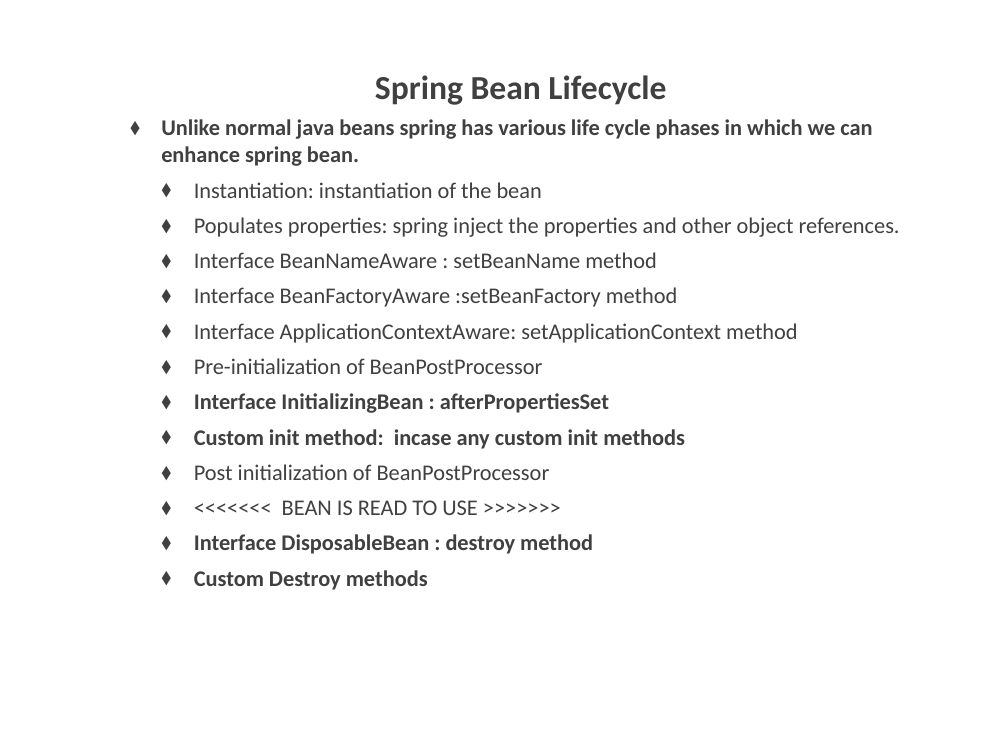
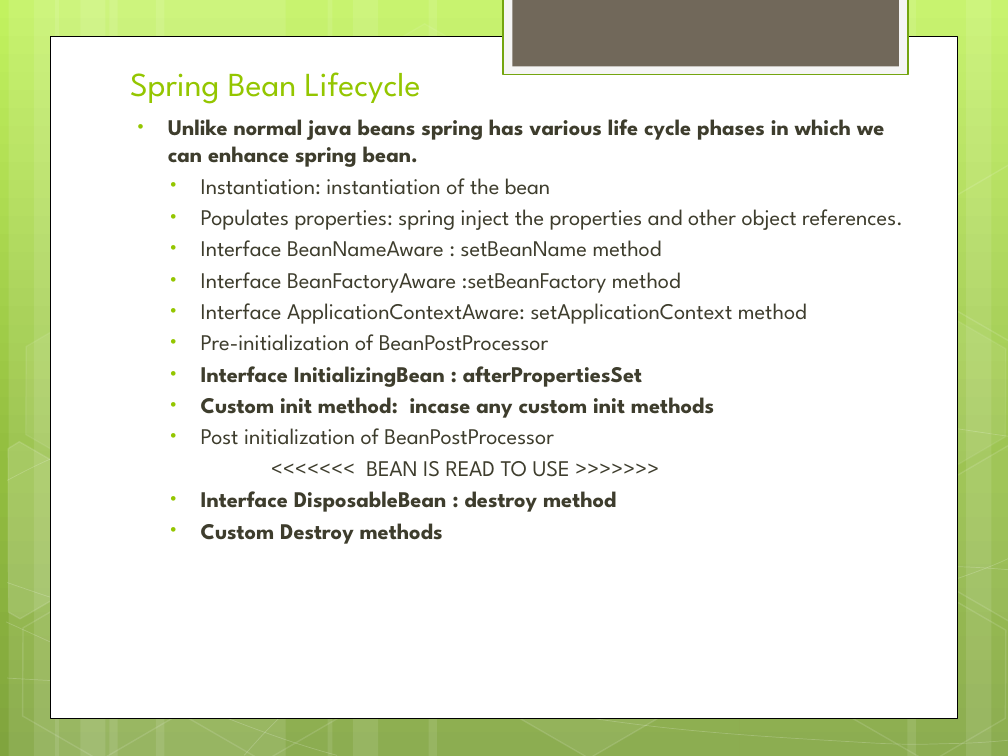
Before and after one commit to trvajjala/interview-preparation, a slide deck: slide 3 of documents/SpringCoreConcepts.pptx. Drawn at 1008x756 pixels with LibreOffice and Linux fonts; fonts in the diff are those of the drawing; background and template pictures are left out. Boxes give left, top, right and bottom in pixels: in the first picture for what was removed or moved away, otherwise in the second. Text is boxed around its words. In the diff, an @@ line names an element or a change of style, - is before the commit and + after.

```diff
--- a/documents/SpringCoreConcepts.pptx
+++ b/documents/SpringCoreConcepts.pptx
@@ background picture (left out) to gradient #C3F35F to #93BF3F to #81A53E @@
@@ rectangle added at (503, 0, 908, 75), fill #F5F5F5, outline #74A510 1.25 pt @@
@@ rectangle added at (512, 0, 898, 67), fill #71685A @@
@@ rectangle added at (50, 36, 958, 718), fill #FFFFFF, outline #000000 0.5 pt @@
@@ title "Spring Bean Lifecycle" at (130, 72, 421, 104): font Calibri to League Spartan, text colour #404040 to #94C600, bold off; alignment centre to left; line spacing 52pt to 1; vertical alignment middle to bottom @@
@@ text "Unlike normal java beans spring ..." at (168, 119, 903, 544): font Calibri to League Spartan, text colour #404040 to #3E3D2D; bullet ⬧ to •; less space between paragraphs; bullet ⬧ to none @@
@@ group added at (0, 0, 1008, 756): 12 rectangles, 8 freeform shapes, 8 hexagons @@
```
Also in this commit, not shown: 12 other slides changed, 5 slides added, 11 other files.
